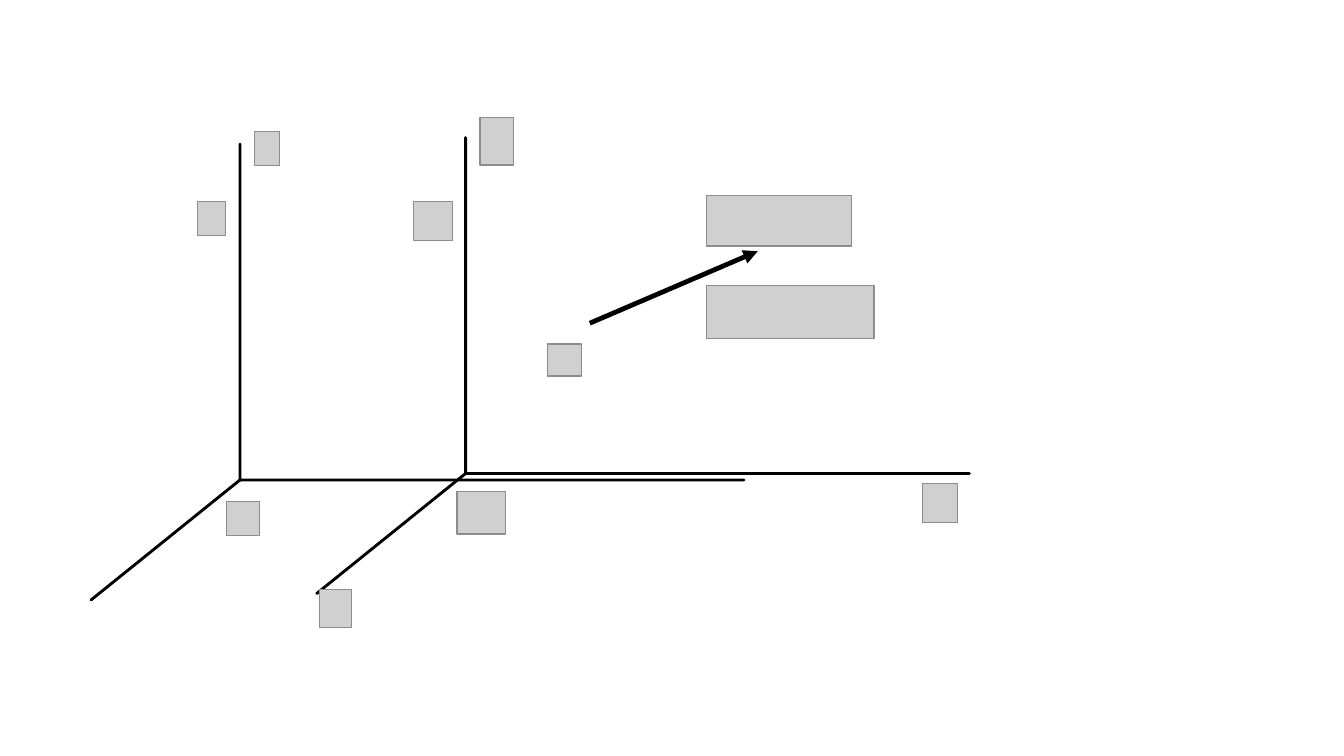
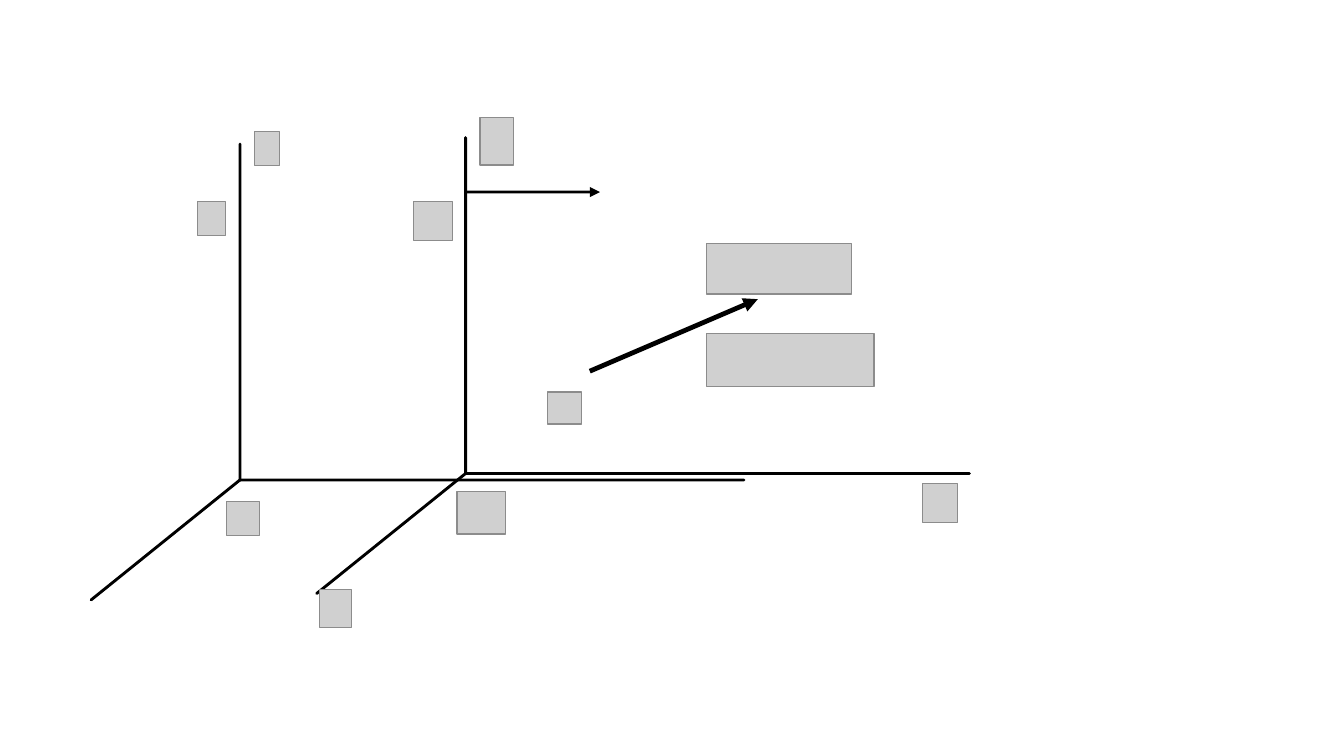
Before and after one commit to pararover/PHY0400104_U4-Special-Relativity, a slide deck: slide 1 of figures/all-figures.odp. Drawn at 1344x756 pixels with LibreOffice and Linux fonts; fonts in the diff are those of the drawing; grey boxes stand for pictures; background and template pictures are left out. Boxes give left, top, right and bottom in pixels: in the first picture for what was removed or moved away, otherwise in the second. Text is boxed around its words. In the diff, an @@ line names an element or a change of style, - is before the commit and + after.

```diff
--- a/figures/all-figures.odp
+++ b/figures/all-figures.odp
@@ arrow added from (466, 191) to (600, 191), #000000 1.7 pt @@
@@ 2 pictures, 1 arrow: place and size @@
-2 pictures, 1 arrow at (590, 195, 874, 338)
+2 pictures, 1 arrow at (590, 244, 874, 387)
@@ picture: place and size @@
-picture at (548, 344, 582, 376)
+picture at (548, 391, 582, 423)
```
Also in this commit, not shown: 4 other files.
